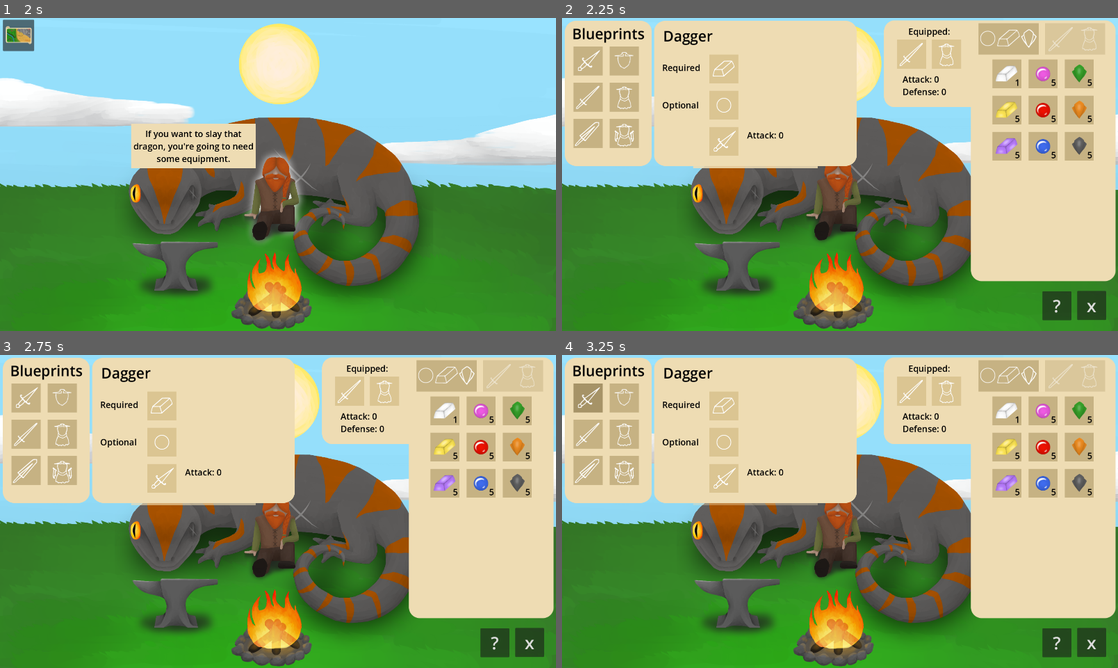
Above: before the commit, frames 1-4 (two rows, left to right).
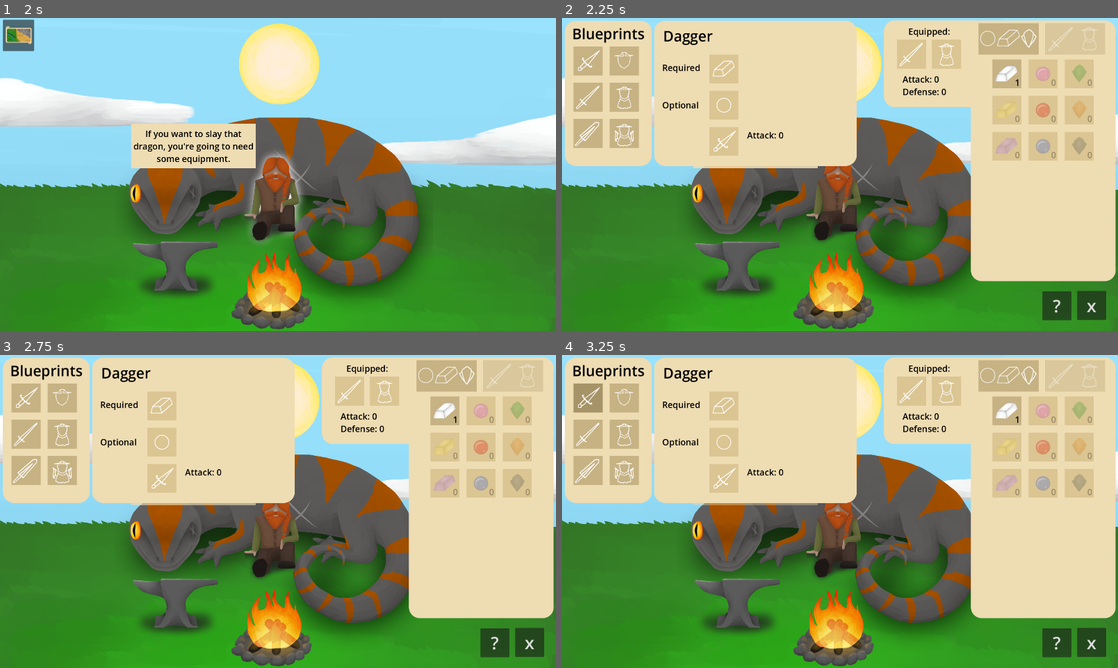
Above: after the commit, the same moments.

Repository: OrusLiOx/To-Slay-A-Dragon
Game: Godot game, scene res://Scenes/main.tscn
Two runs of this game, one before a commit and one after it. Both use one fixed random seed, a clock stepped at 60 frames per second and the inputs below. The engine's default icon, where the game draws it, is replaced by a stand-in: a white triangle on a blue panel in a dark square.
Inputs (mouse positions are in pixels of both pictures, inside the frame that each line leads up to):
- Up to frame 1 (2 s): tap Enter (Craft) at 0.5 s; move the mouse to (400, 158) at 0.52 s; press the mouse at (400, 158) at 0.53 s; hold D (Right) 0.53-1.25 s; tap Backspace (Clear) at 0.6 s; release the mouse at (400, 158) at 1.25 s; click (272, 218) at 1.25 s
- Up to frame 2 (2.25 s): click (734, 271) at 2 s
- Up to frame 3 (2.75 s): no input
- Up to frame 4 (3.25 s): click (589, 398) at 2.75 s

Frame 1 is identical in both runs. In frame 2, 1.0% of the frame differs, in the area x 78-96%, y 14-45%; in frame 3, 1.0%; in frame 4, 1.0%.
Error before the commit: Invalid operands 'Nil' and 'int' in operator '+'. (res://Scenes/Map/Combat/Scripts/combat.gd:110)
Error after the commit: Invalid operands 'Nil' and 'int' in operator '+'. (res://Scenes/Map/Combat/Scripts/combat.gd:111)

Commit message:
map related code cleanup + deforge implemented

Diff:
--- a/Godot/Globals/Part.gd
+++ b/Godot/Globals/Part.gd
@@ -19,6 +19,8 @@
 	if rarity <0:
 		return 0
 	var base = (rarity+1)*10
+	if type =="f":
+		base+=5
 	return base
 	#match(type):
 		#"m":
--- a/Godot/Globals/Storage.gd
+++ b/Godot/Globals/Storage.gd
@@ -19,7 +19,7 @@
 	}
 	for key in parts.keys():
 		for i in range(0,5):
-			parts[key].push_back(5)
+			parts[key].push_back(0)
 
 	parts["m"][0] = 1
 
@@ -51,18 +51,30 @@
 
 	return success
 
+func remove_equipment(index):
+	if index <0 or index >= equipment.size():
+		return null
+
+	if index == curWeapon:
+		curWeapon = -1
+	elif index < curWeapon:
+		curWeapon -= 1
+
+	if index == curArmor:
+		curArmor = -1
+	elif index < curArmor:
+		curArmor -= 1
+
+	var equip = equipment[index]
+	equipment.remove_at(index)
+	return equip
+
 func add_equipment(equip : Equipment):
 	equipment.insert(0, equip)
 	if curWeapon >= 0:
 		curWeapon+=1
 	if curArmor >= 0:
 		curArmor+=1
-	#if equip.type.contains("armor"):
-		#armor.push_back(equip)
-		#armor.bsearch_custom(equip, compare_equip, true)
-	#else:
-		#weapons.push_back(equip)
-		#weapons.bsearch_custom(equip, compare_equip, true)
 
 func compare_equip(a,b):
 	return a.value < b.value
--- a/Godot/Scenes/Camp/Scripts/forge_menu.gd
+++ b/Godot/Scenes/Camp/Scripts/forge_menu.gd
@@ -97,16 +97,19 @@
 func blueprint_button_down(type):
 	# if active blueprint isn't changed, clear parts from selection
 	if type == activeBlueprint:
+		load_blueprint(type, true)
+	else:
+		load_blueprint(type)
+
+func load_blueprint(type, clear = false):
+	if clear:
 		for i in range(0,4):
 			if selectedParts[0][i].part.rarity >= 0:
 				Storage.add_part(selectedParts[0][i].part,1)
 				storage.update()
 				selectedParts[0][i].make_part(selectedParts[0][i].part.type,-1)
 				selectedParts[0][i].disabled = true
-	else:
-		load_blueprint(type)
-
-func load_blueprint(type):
+
 	activeBlueprint = type
 	$ActiveBlueprint/Type.text = type.capitalize()
 
@@ -240,7 +243,7 @@
 	var parts:Array = []
 	for arr in selectedParts:
 		for partBut in arr:
-			if partBut.part.rarity > -1:
+			if partBut.part.rarity >= -1:
 				parts.push_back(partBut.part)
 	builtEquip.set_equip(Equipment.new(activeBlueprint, parts))
 	builtEquip.disabled = false
@@ -260,3 +263,27 @@
 
 func _on_help_button_down():
 	$HelpStuff.visible = !$HelpStuff.visible
+
+# decraft
+func _on_storage_use_equip(index):
+	var equip = Storage.remove_equipment(index)
+	if equip == null:
+		return
+
+	# load corresponding blueprint
+	load_blueprint(equip.type, true)
+
+	# add all parts
+	var i = 0
+	for part in equip.parts:
+		while selectedParts[i%4][i/4].part.rarity == -2:
+			i+=1
+			print(i)
+		selectedParts[i%4][i/4].set_part(part)
+		selectedParts[i%4][i/4].disabled = part.rarity == -1
+		i+=1
+
+	# load equip
+	update_equip_stats()
+
+	pass # Replace with function body.
--- a/Godot/Scenes/Camp/forge_menu.tscn
+++ b/Godot/Scenes/Camp/forge_menu.tscn
@@ -199,6 +199,7 @@
 [connection signal="mouse_entered" from="Help" to="HelpStuff" method="_on_help_mouse_entered"]
 [connection signal="mouse_exited" from="Help" to="HelpStuff" method="_on_control_mouse_exited"]
 [connection signal="use" from="Storage" to="." method="_on_storage_use"]
+[connection signal="use_equip" from="Storage" to="." method="_on_storage_use_equip"]
 [connection signal="mouse_entered" from="HelpStuff/BlueprintSelect" to="HelpStuff" method="_on_blueprint_select_mouse_entered"]
 [connection signal="mouse_exited" from="HelpStuff/BlueprintSelect" to="HelpStuff" method="_on_control_mouse_exited"]
 [connection signal="mouse_entered" from="HelpStuff/BlueprintActive" to="HelpStuff" method="_on_blueprint_active_mouse_entered"]
--- a/Godot/Scenes/Map/Combat/Scripts/combat.gd
+++ b/Godot/Scenes/Map/Combat/Scripts/combat.gd
@@ -1,40 +1,39 @@
 extends Node2D
 
 @export var noteScene : PackedScene
+# parts
 var timer : Timer
+var gameCols
+var partSprite
+var enemyHealth # current health
+var enemyHealthBar # full bar
+
+# states
+var minigameActive
+var killEnemy
+
+# stats
 var enemy
 var noteSpeed
-var gameCols
-
+var enemyDamage
+var playerDamage
+var player : Dictionary
+
+var accuracy
+var totalNotes
+var questReward
+var rewardQuantity
+
+# note stuff
 var goodNote :Array
 var okNote :Array
 var badNote :Array
 var notes
 
-var minigameActive
-var killEnemy
-var partSprite
-var enemyHealth
-var enemyHealthBar
-
-var accuracy
-var totalNotes
-
-var enemyDamage
-var playerDamage
-
-var questReward
-var rewardQuantity
-
-var player : Dictionary
-
-var dir:Dictionary
-
 signal combat_done()
 signal player_death()
 signal win()
 
-# Called when the node enters the scene tree for the first time.
 func _ready():
 	timer = $Timer
 	enemy = $EnemyScreen/Enemy
@@ -44,8 +43,6 @@
 	gameCols = $Minigame.get_children()
 	pass # Replace with function body.
 
-
-# Called every frame. 'delta' is the elapsed time since the previous frame.
 func _process(delta):
 	if killEnemy:
 		if enemy.modulate.a  > 0:
@@ -58,44 +55,48 @@
 	pass
 
 func start(quest):
+	# generic
 	accuracy =0
 	totalNotes = 0
-
 	Stats.combats +=1
-	if quest.enemy == "Dragon":
-		partSprite.modulate.a = 0
+
+	killEnemy = false
+	noteSpeed = enemy.stats.noteSpeed
+
+	for col in gameCols:
+		col.speed = noteSpeed
+		col.reset()
+
+	# Enemy stuff
 	$EnemyScreen/Health/Name.text = quest.enemy
-	enemyHealth.size.x=enemyHealthBar.size.x
-	$EnemyScreen/You/Current.size.x = $EnemyScreen/You.size.x
-	$EnemyScreen/Health/LastHit.text = ""
-	$EnemyScreen/You/LastHit.text = ""
-	$EnemyScreen/Reward.text = ""
-
-	# set display stuff
-	player["attack"] = Storage.get_attack()
-	player["defense"] = Storage.get_defense()
-	player["maxHp"] = 50
-	player["hp"] = player["maxHp"]
-
-	questReward = quest.questMaterial
-	rewardQuantity = 0
-	partSprite.visible = false
-	partSprite.set_part(questReward)
 	enemy.set_enemy(quest.questEnemy)
 	enemy.stats.heal()
 	enemy.modulate.a = 1
+
+	enemyHealth.size.x=enemyHealthBar.size.x
+	$EnemyScreen/Health/LastHit.text = ""
+	enemyDamage = get_damage(enemy.stats.attack, Storage.get_defense())
 	enemyHealthBar.modulate.a = 1
 	enemyHealth.size.x = enemyHealthBar.size.x
+
+	# player stuff
+	$EnemyScreen/You/Current.size.x = $EnemyScreen/You.size.x
+	$EnemyScreen/You/LastHit.text = ""
+	$EnemyScreen/Reward.text = ""
+	playerDamage = get_damage(Storage.get_attack(), enemy.stats.defense)
+	player["maxHp"] = 50
+	player["hp"] = player["maxHp"]
+
+	# quest reward
+	questReward = quest.questMaterial
+	partSprite.set_part(questReward)
+
+	# no drop if dragon
+	if quest.enemy == "Dragon":
+		partSprite.modulate.a = 0
+
+	# start
 	minigameActive = true
-	killEnemy = false
-
-	noteSpeed =enemy.stats.noteSpeed
-	for col in gameCols:
-		col.speed = noteSpeed
-		col.reset()
-
-	playerDamage = get_damage(player["attack"], enemy.stats.defense)
-	enemyDamage = get_damage(enemy.stats.attack, player["defense"])
 	spawn_note()
 	pass
 
@@ -177,12 +178,9 @@
 	pass
 
 func get_damage(attack, defense):
-	return max(attack * defense/180,1)
-	var damage = attack-defense
-	if damage > 0:
-		return damage
-	else:
-		return int(attack/defense*1000)/1000.0
+	var damage = max(attack * defense/200,1)
+
+	return max(int(attack/defense*1000)/1000.0, .001)
 
 func spawn_note():
 	match enemy.stats.pick_action():
--- a/Godot/Scenes/Map/map.tscn
+++ b/Godot/Scenes/Map/map.tscn
@@ -41,16 +41,6 @@
 enemy = "Goblin"
 dataDisplayPosition = Vector2(-734, -235)
 
-[node name="Slime Meadows" parent="Quests" instance=ExtResource("3_d64i7")]
-visible = false
-offset_left = -721.0
-offset_top = 314.0
-offset_right = -621.0
-offset_bottom = 414.0
-part = "f0"
-enemy = "Slime"
-dataDisplayPosition = Vector2(-600, 126)
-
 [node name="Slithering Stream" parent="Quests" instance=ExtResource("3_d64i7")]
 offset_left = -286.0
 offset_top = 310.0
@@ -68,26 +58,6 @@
 part = "f0"
 enemy = "Fairy"
 dataDisplayPosition = Vector2(-454, -474)
-
-[node name="Singing Lake" parent="Quests" instance=ExtResource("3_d64i7")]
-visible = false
-offset_left = -294.0
-offset_top = -127.0
-offset_right = -194.0
-offset_bottom = -27.0
-part = "s1"
-enemy = "Mermaid"
-dataDisplayPosition = Vector2(-189, -273)
-
-[node name="Abandon Mine" parent="Quests" instance=ExtResource("3_d64i7")]
-visible = false
-offset_left = -142.0
-offset_top = -375.0
-offset_right = -42.0
-offset_bottom = -275.0
-part = "m1"
-enemy = "Skeleton"
-dataDisplayPosition = Vector2(-35, -491)
 
 [node name="Beetle Burrows" parent="Quests" instance=ExtResource("3_d64i7")]
 offset_left = 175.0
@@ -524,18 +494,18 @@
 texture = ExtResource("9_jxxns")
 script = ExtResource("10_mq4ra")
 
-[node name="Sprite2D" type="Sprite2D" parent="."]
+[node name="ClockHand" type="Sprite2D" parent="."]
 position = Vector2(-788, -483)
 texture = ExtResource("11_vuy1i")
 
-[node name="Button" type="Button" parent="."]
+[node name="ClockOverlay" type="Button" parent="."]
 offset_left = -838.0
 offset_top = -535.0
 offset_right = -737.0
 offset_bottom = -434.0
 flat = true
 
-[node name="ColorRect" type="ColorRect" parent="Button"]
+[node name="ColorRect" type="ColorRect" parent="ClockOverlay"]
 visible = false
 layout_mode = 0
 offset_left = 112.0
@@ -543,7 +513,7 @@
 offset_bottom = 103.0
 color = Color(0.933333, 0.862745, 0.701961, 1)
 
-[node name="Label" type="Label" parent="Button/ColorRect"]
+[node name="Label" type="Label" parent="ClockOverlay/ColorRect"]
 layout_mode = 0
 offset_right = 228.0
 offset_bottom = 103.0
@@ -565,6 +535,6 @@
 [connection signal="player_death" from="Combat" to="." method="_on_combat_player_death"]
 [connection signal="win" from="Combat" to="." method="_on_combat_win"]
 [connection signal="done" from="Clock" to="." method="_on_clock_done"]
-[connection signal="mouse_entered" from="Button" to="." method="_on_button_mouse_entered"]
-[connection signal="mouse_exited" from="Button" to="." method="_on_button_mouse_exited"]
+[connection signal="mouse_entered" from="ClockOverlay" to="." method="_on_button_mouse_entered"]
+[connection signal="mouse_exited" from="ClockOverlay" to="." method="_on_button_mouse_exited"]
 [connection signal="button_down" from="Help" to="." method="_on_help_button_down"]
--- a/Godot/Scenes/StorageUI/EquipmentUI/Scripts/equipment_storage.gd
+++ b/Godot/Scenes/StorageUI/EquipmentUI/Scripts/equipment_storage.gd
@@ -10,6 +10,8 @@
 
 var curArmor : Equipment
 var curWeapon : Equipment
+
+signal use_equip(index)
 
 # Called when the node enters the scene tree for the first time.
 func _ready():
@@ -26,6 +28,21 @@
 	load_page(0)
 	load_current()
 	pass # Replace with function body.
+
+# generates inventory slots on startup
+func generate_inv():
+	var parent = $Main/Buttons
+
+	for i in range(0, pageSize):
+		var child = equipButScene.instantiate()
+		parent.add_child(child)
+		child.position.x = (i%3)*125
+		child.position.y = (i/3)*125
+
+		child.mouse_entered.connect(set_item_display.bind(true,child))
+		child.mouse_exited.connect(set_item_display.bind(false,child))
+
+		child.button_down.connect(equip.bind(i))
 
 func update():
 	load_page(page)
@@ -51,20 +68,6 @@
 
 	$Equipped/Stats.text = "Attack: " + str(attack) +"\nDefense: " + str(defense)
 
-func generate_inv():
-	var parent = $Main/Buttons
-
-	for i in range(0, pageSize):
-		var child = equipButScene.instantiate()
-		parent.add_child(child)
-		child.position.x = (i%3)*125
-		child.position.y = (i/3)*125
-
-		child.mouse_entered.connect(set_item_display.bind(true,child))
-		child.mouse_exited.connect(set_item_display.bind(false,child))
-
-		child.button_down.connect(equip.bind(i))
-
 func load_page(p):
 	page = p
 
@@ -88,6 +91,7 @@
 			child.set_equip(null)
 			child.update()
 			child.disabled = true
+			child.get_child(1).text = ""
 		else:
 			child.set_equip(Storage.equipment[start+i])
 			child.update()
@@ -99,16 +103,23 @@
 			else:
 				child.get_child(1).text = ""
 
-func set_item_display(vis:bool, obj):
+# display equipment stats when mouse over
+func set_item_display(vis:bool, obj, isEquip = false):
 	var e
-	if obj == armorDisplay:
-		e = curArmor
-	elif obj == weaponDisplay:
-		e = curWeapon
+	if isEquip:
+		e = obj
 	else:
-		e = obj.equipment
+		if obj == armorDisplay:
+			e = curArmor
+		elif obj == weaponDisplay:
+			e = curWeapon
+		else:
+			e = obj.equipment
 
 	if e == null:
+		$Main/PartDisplay/Label.text = ""
+		for child in $Main/PartDisplay/Parts.get_children():
+			child.queue_free()
 		return
 	$Main/PartDisplay.visible = vis
 
@@ -136,18 +147,28 @@
 				x = 0
 				y+=125
 	else:
+		$Main/PartDisplay/Label.text = ""
 		for child in $Main/PartDisplay/Parts.get_children():
 			child.queue_free()
 
 func equip(index):
-	index = page*9+index
-	Storage.set_cur_equip(index)
-	load_current()
-	load_page(page)
+	if Input.is_action_just_pressed("Pet"):
+		index = page*9+index
+		Storage.set_cur_equip(index)
+		load_current()
+		load_page(page)
+	else:
+		if index+1 < Storage.equipment.size():
+			set_item_display(true, Storage.equipment[index+1], true)
+		else:
+			set_item_display(false, null, true)
+		emit_signal("use_equip", index)
+		$Main/Buttons.get_child(index%pageSize).get_child(1).text = ""
 
 func set_active(state):
 	$Main.visible = state
 
+# change page
 func _on_left_button_down():
 	load_page(page-1)
 	pass # Replace with function body.
--- a/Godot/Scenes/StorageUI/EquipmentUI/equip_button.tscn
+++ b/Godot/Scenes/StorageUI/EquipmentUI/equip_button.tscn
@@ -9,6 +9,7 @@
 offset_right = 100.0
 offset_bottom = 100.0
 theme = ExtResource("1_ilh16")
+button_mask = 3
 script = ExtResource("1_5814x")
 
 [node name="EquipmentSprite" parent="." instance=ExtResource("1_n3xh0")]
--- a/Godot/Scenes/StorageUI/Scripts/storage.gd
+++ b/Godot/Scenes/StorageUI/Scripts/storage.gd
@@ -2,6 +2,7 @@
 var tabs :Array
 
 signal use(part:Part)
+signal use_equip(index)
 
 # Called when the node enters the scene tree for the first time.
 func _ready():
@@ -34,3 +35,7 @@
 func _on_material_storage_use(part):
 	emit_signal("use",part)
 	pass # Replace with function body.
+
+func _on_equipment_storage_use_equip(index):
+	emit_signal("use_equip", index)
+	pass # Replace with function body.
--- a/Godot/Scenes/StorageUI/storage.tscn
+++ b/Godot/Scenes/StorageUI/storage.tscn
@@ -42,3 +42,4 @@
 [connection signal="button_down" from="Material" to="." method="_on_material_button_down"]
 [connection signal="button_down" from="Equipment" to="." method="_on_equipment_button_down"]
 [connection signal="use" from="MaterialStorage" to="." method="_on_material_storage_use"]
+[connection signal="use_equip" from="EquipmentStorage" to="." method="_on_equipment_storage_use_equip"]
